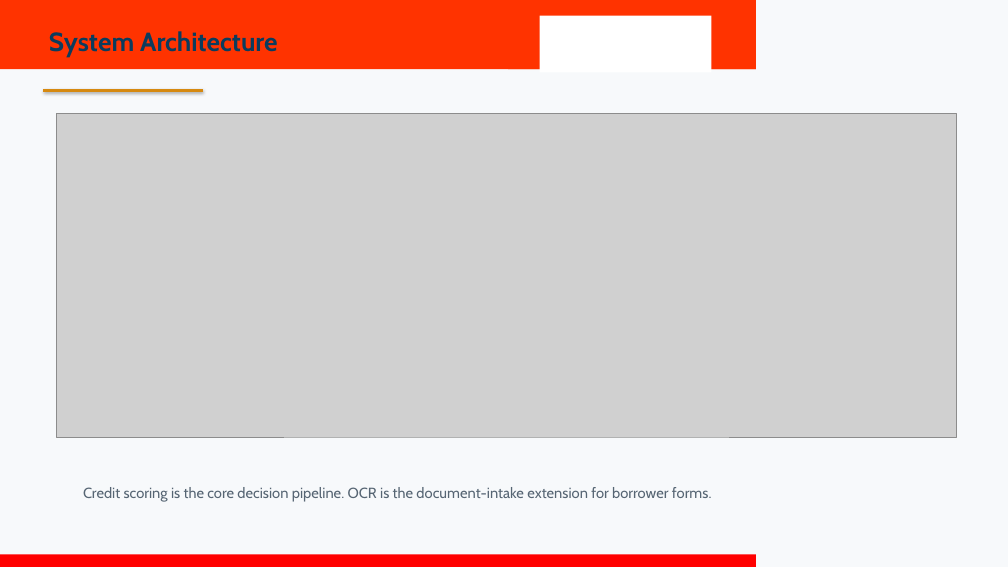
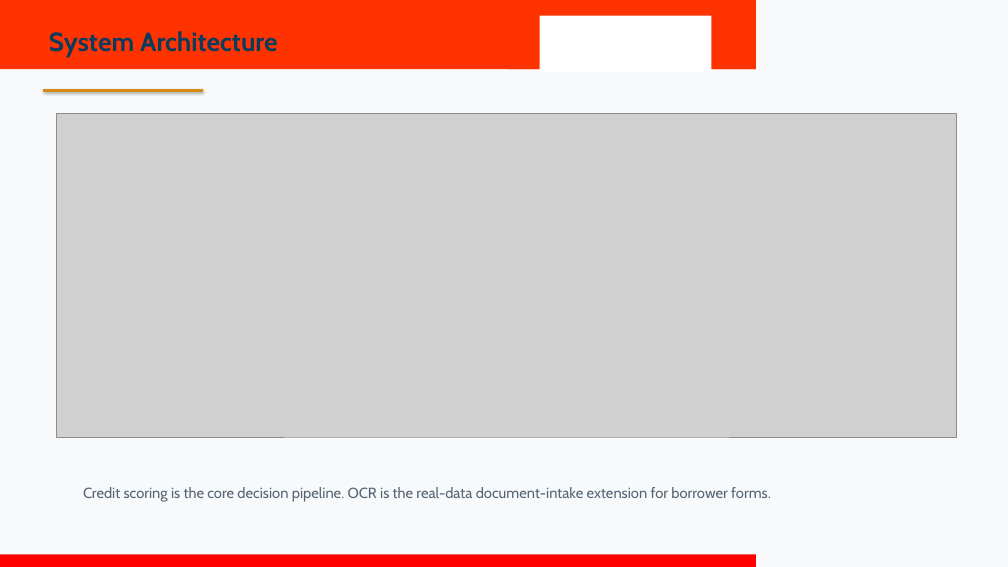
Before and after one commit to omsenpaiii/CreditScoringModel, a slide deck: slide 4 of Report and PPT/Final_COOP2_External_Presentation.pptx. Drawn at 1008x567 pixels with LibreOffice and Linux fonts; fonts in the diff are those of the drawing; grey boxes stand for pictures; background and template pictures are left out. Boxes give left, top, right and bottom in pixels: in the first picture for what was removed or moved away, otherwise in the second. Text is boxed around its words. In the diff, an @@ line names an element or a change of style, - is before the commit and + after.

Commit message:
Add real OCR fine-tuning package

```diff
--- a/Report and PPT/Final_COOP2_External_Presentation.pptx
+++ b/Report and PPT/Final_COOP2_External_Presentation.pptx
@@ text at bbox=[83, 487, 771, 502]: text changed @@
-Credit scoring is the core decision pipeline. OCR is the document-intake extension for borrower forms.
+Credit scoring is the core decision pipeline. OCR is the real-data document-intake extension for borrower forms.
```
Also in this commit, not shown: 1 other slide changed, 2 slides added, 1 slide removed, 23 other files.
